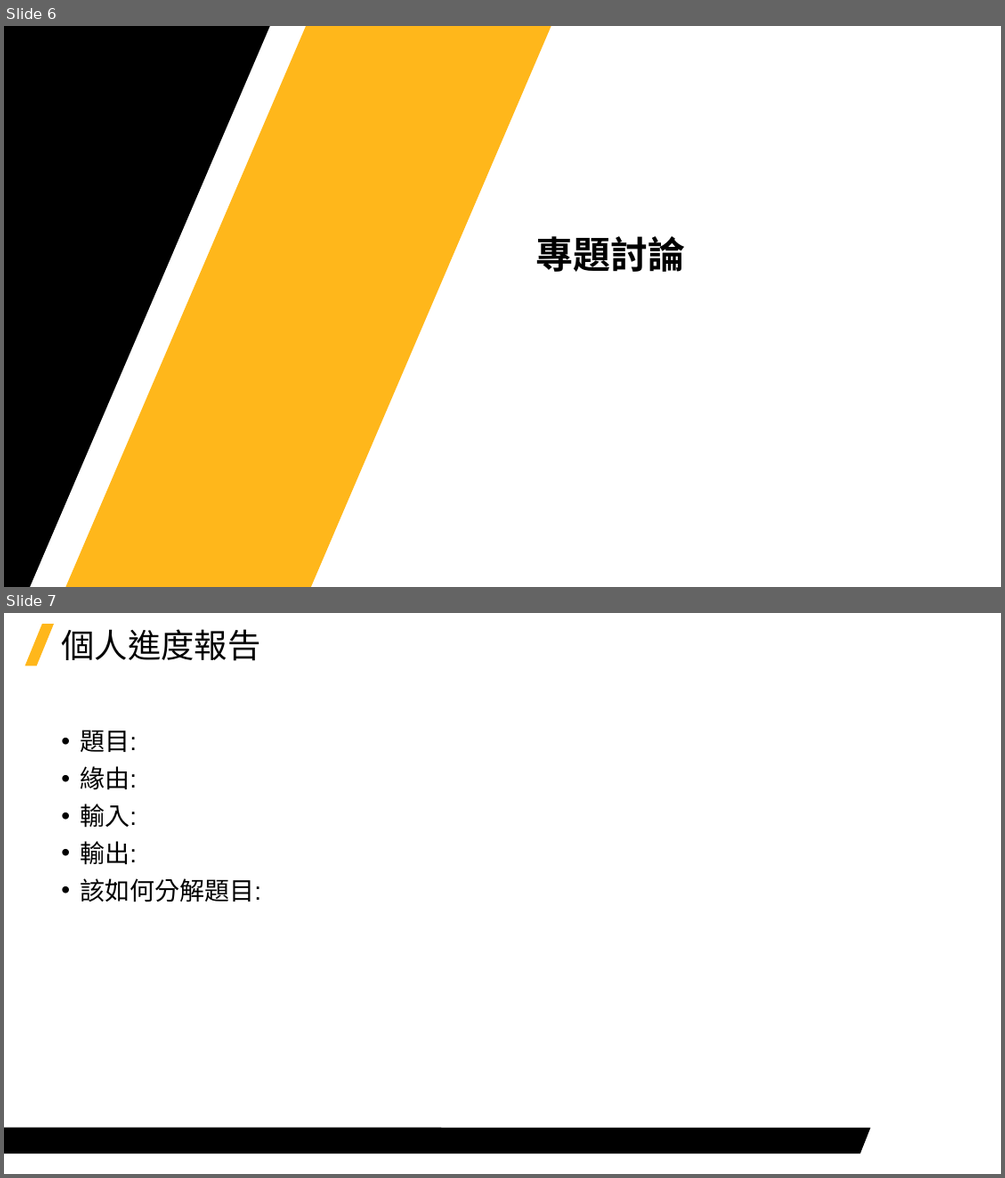
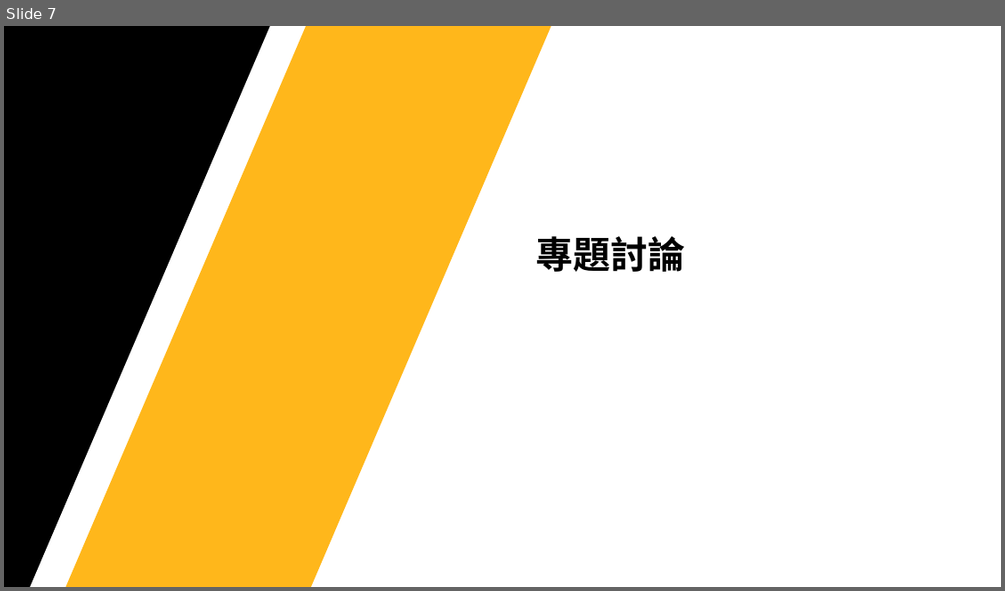
Before and after one commit to Jerrick-cheng/AEDT-Automation-Camp, a slide deck: 上課教材/Week8.pptx. Shown one above the other, each under a label of ours: slides 6 and 7 before the commit, slide 7 after it. The pictures are 1005x1178 and 1005x591 pixels, drawn with LibreOffice and Linux fonts; fonts in the diff are those of the drawing; background and template pictures are left out. Boxes give left, top, right and bottom in pixels: in the first picture for what was removed or moved away, otherwise in the second. Text is boxed around its words. In the diff, an @@ line names an element or a change of style, - is before the commit and + after.

```diff
--- a/上課教材/Week8.pptx
+++ b/上課教材/Week8.pptx
@@ slide 7 removed at [4,613,1001,1174], background #FFFFFF @@
@@ parallelogram removed at [25,624,54,666] @@
@@ title removed at [61,629,260,661] @@
-個人進度報告
@@ text removed at [80,730,261,902] @@
-• 題目:
-• 緣由:
-• 輸入:
-• 輸出:
-• 該如何分解題目:
@@ freeform shape removed at [4,1127,871,1153] @@
@@ what was slide 6 is now slide 7 @@
```
Also in this commit, not shown: 3 slides changed, 3 slides added, 1 other slide removed.
